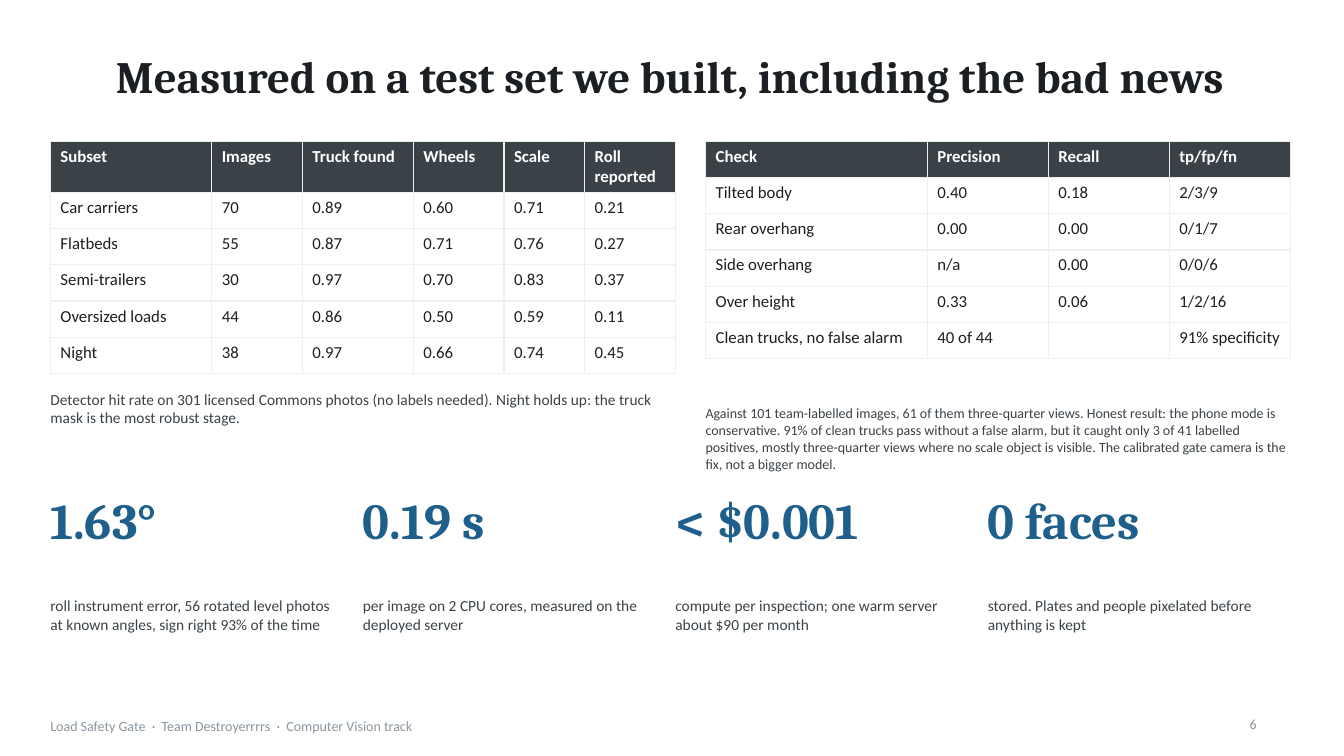
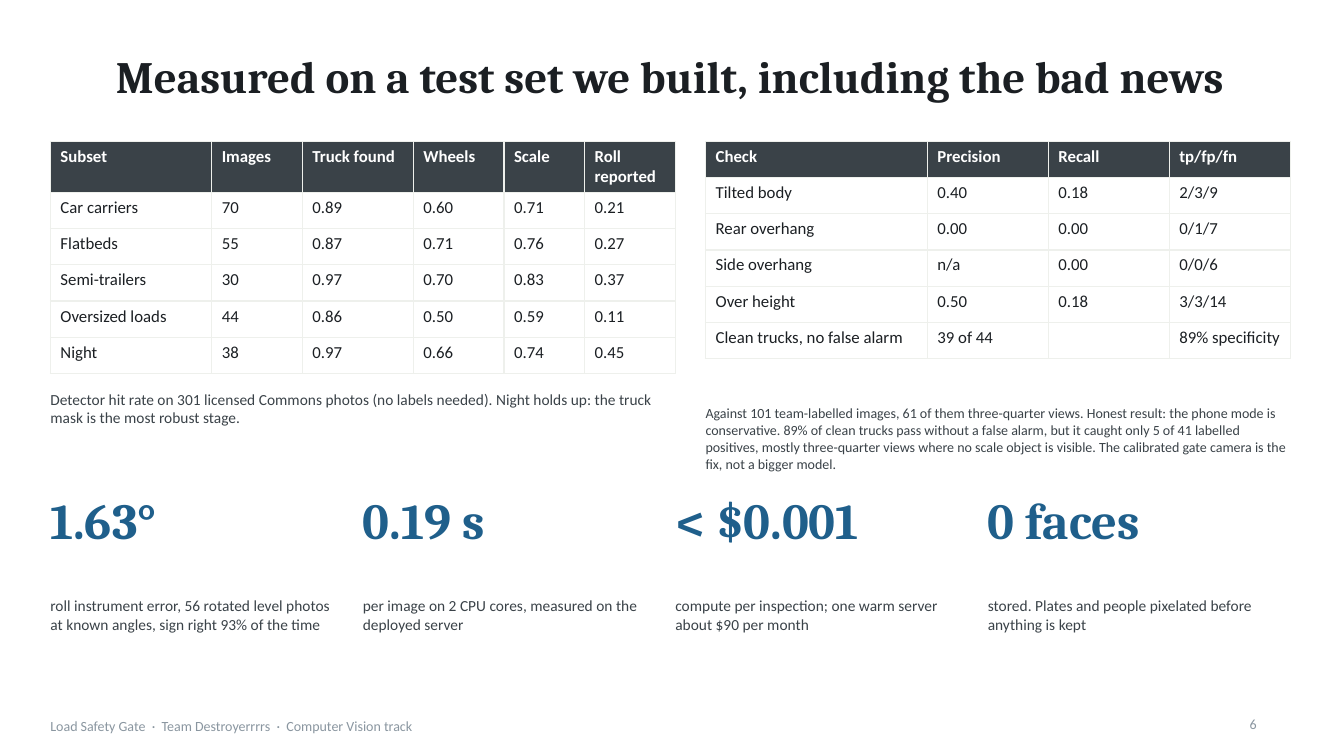
Before and after one commit to Winner-121/Destroyerrrrs_Final_Stage, a slide deck: slide 6 of deck/LoadSafetyGate_deck.pptx. Drawn at 1344x756 pixels with LibreOffice and Linux fonts; fonts in the diff are those of the drawing. Boxes give left, top, right and bottom in pixels: in the first picture for what was removed or moved away, otherwise in the second. Text is boxed around its words. In the diff, an @@ line names an element or a change of style, - is before the commit and + after.

```diff
--- a/deck/LoadSafetyGate_deck.pptx
+++ b/deck/LoadSafetyGate_deck.pptx
@@ table at bbox=[706, 141, 1291, 350] @@
-row 5: Over height | 0.33 | 0.06 | 1/2/16
+row 5: Over height | 0.50 | 0.18 | 3/3/14
-row 6, column 2: 40 of 44
+row 6, column 2: 39 of 44
-row 6, column 4: 91% specificity
+row 6, column 4: 89% specificity
@@ text at bbox=[706, 408, 1286, 472]: text changed @@
-Against 101 team-labelled images, 61 of them three-quarter views. Honest result: the phone mode is conservative. 91% of clean trucks pass without a false alarm, but it caught only 3 of 41 labelled positives, mostly three-quarter views where no scale object is visible. The calibrated gate camera is the fix, not a bigger model.
+Against 101 team-labelled images, 61 of them three-quarter views. Honest result: the phone mode is conservative. 89% of clean trucks pass without a false alarm, but it caught only 5 of 41 labelled positives, mostly three-quarter views where no scale object is visible. The calibrated gate camera is the fix, not a bigger model.
```
Also in this commit, not shown: 4 other files.
